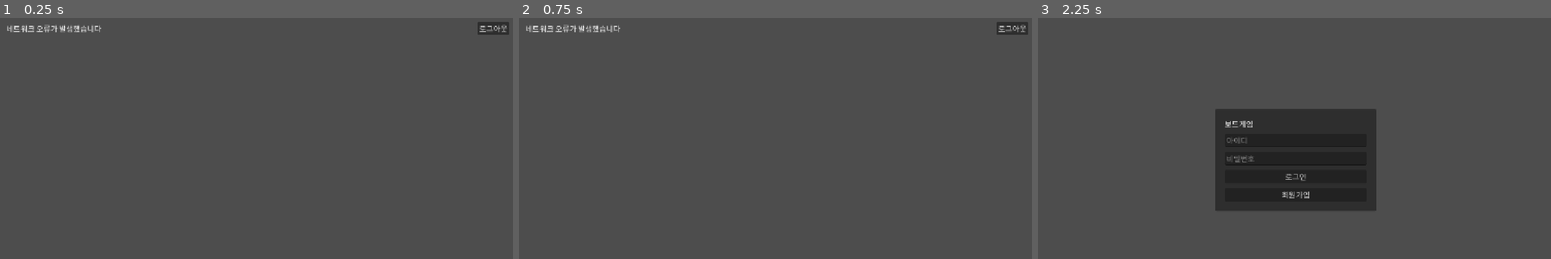
Above: before the commit, frames 1-3 (left to right).
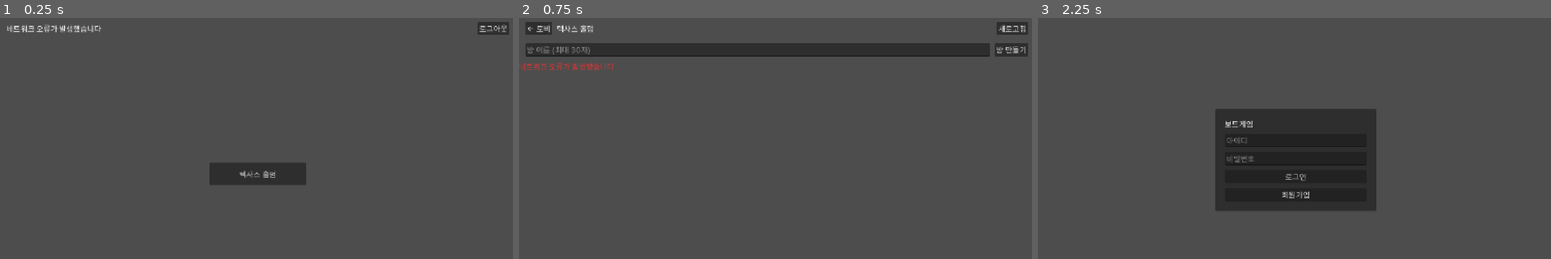
Above: after the commit, the same moments.

Repository: modify879/board-game-godot
Game: Godot game, scene res://lobby/lobby.tscn
The game is run twice, just before and just after one commit, with the same random seed, the same clock (stepped at 60 frames per second) and the same inputs. This scene is started directly instead of the project's main scene.
Inputs (mouse positions are in pixels of both pictures, inside the frame that each line leads up to):
- Up to frame 1 (0.25 s): no input
- Up to frame 2 (0.75 s): click (775, 174) at 0.5 s, where only the run after the commit has a clickable "텍사스 홀덤"
- Up to frame 3 (2.25 s): click (1058, 27) at 1.25 s, where only the run after the commit has a clickable "← 로비"; click "로그아웃" at 2 s

The runs differ from the first frame. In frame 1, 1.6% of the frame differs, in the area x 40-60%, y 60-70%; in frame 2, 6.1%, in the area x 0-100%, y 1-22%; in frame 3, nothing differs.

Commit message:
feat(holdem): 게임 선택과 홀덤 방 리스트
- 로비에 게임 선택 버튼 추가
- 홀덤 방 목록 조회·페이지 이동·방 만들기
- fix(core): page_items 가 PagedModel 의 content 를 읽도록 수정

Diff:
--- a/core/api.gd
+++ b/core/api.gd
@@ -169,8 +169,6 @@
 
 
 static func page_items(data) -> Array:
-	if data is Dictionary and data.has("_embedded"):
-		var embedded: Dictionary = data["_embedded"]
-		for key in embedded:
-			return embedded[key]
+	if data is Dictionary and data.has("content"):
+		return data["content"]
 	return []
--- a/core/error_text.gd
+++ b/core/error_text.gd
@@ -18,8 +18,8 @@
 	"REFRESH_TOKEN_INVALID": "세션이 만료되었습니다. 다시 로그인해주세요",
 	"ACCOUNT_LOCKED": "계정이 잠겼습니다",
 	"NETWORK_ERROR": "네트워크 오류가 발생했습니다",
-	"TABLE_NOT_FOUND": "테이블을 찾을 수 없습니다",
-	"TABLE_NAME_INVALID": "테이블 이름이 올바르지 않습니다",
+	"TABLE_NOT_FOUND": "방을 찾을 수 없습니다",
+	"TABLE_NAME_INVALID": "방 이름은 1~30자여야 합니다",
 	"SEAT_TAKEN": "이미 다른 사람이 앉은 좌석입니다",
 	"ALREADY_SEATED": "이미 착석 중입니다",
 	"SEAT_NO_OUT_OF_RANGE": "좌석 번호가 올바르지 않습니다",
--- a/core/test_core.gd
+++ b/core/test_core.gd
@@ -39,10 +39,12 @@
 	check(hb.command == "", "heartbeat parses to empty command")
 
 	# page_items
-	var with_embedded := {"_embedded": {"tableList": [{"id": 1}, {"id": 2}]}, "page": {}}
-	check(api.page_items(with_embedded).size() == 2, "page_items with _embedded")
-	var without_embedded := {"page": {}}
-	check(api.page_items(without_embedded).size() == 0, "page_items without _embedded")
+	var with_content := {"content": [{"id": 1}, {"id": 2}], "page": {}}
+	check(api.page_items(with_content).size() == 2, "page_items with content")
+	var no_content := {"page": {}}
+	check(api.page_items(no_content).size() == 0, "page_items without content")
+	var empty_content := {"content": []}
+	check(api.page_items(empty_content).size() == 0, "page_items with empty content")
 
 	# jwt sub decode
 	var payload_b64 := Marshalls.raw_to_base64('{"sub":"42"}'.to_utf8_buffer())
--- /dev/null
+++ b/games/holdem/table_list.gd
@@ -0,0 +1,95 @@
+extends Control
+## Holdem table list: browse pages, create a table.
+
+const PAGE_SIZE := 20
+
+@onready var back_button: Button = %BackButton
+@onready var refresh_button: Button = %RefreshButton
+@onready var name_edit: LineEdit = %NameEdit
+@onready var create_button: Button = %CreateButton
+@onready var error_label: Label = %ErrorLabel
+@onready var rows: VBoxContainer = %Rows
+@onready var empty_label: Label = %EmptyLabel
+@onready var pager: HBoxContainer = %Pager
+@onready var prev_button: Button = %PrevButton
+@onready var page_label: Label = %PageLabel
+@onready var next_button: Button = %NextButton
+
+var current_page := 0
+var total_pages := 0
+var _creating := false
+
+
+func _ready() -> void:
+	back_button.pressed.connect(func() -> void: get_tree().change_scene_to_file("res://lobby/lobby.tscn"))
+	refresh_button.pressed.connect(func() -> void: _load(current_page))
+	prev_button.pressed.connect(func() -> void: _load(current_page - 1))
+	next_button.pressed.connect(func() -> void: _load(current_page + 1))
+	create_button.pressed.connect(_on_create)
+	name_edit.text_submitted.connect(func(_text: String) -> void: _on_create())
+	_load(0)
+
+
+func _load(page: int) -> void:
+	refresh_button.disabled = true
+	prev_button.disabled = true
+	next_button.disabled = true
+	var r: Dictionary = await Api.request(HTTPClient.METHOD_GET, "/api/holdem/tables?page=%d&size=%d" % [page, PAGE_SIZE])
+	refresh_button.disabled = false
+	if not r.ok:
+		error_label.text = ErrorText.of(r.error)
+		error_label.show()
+		_update_pager()
+		return
+	var page_info: Dictionary = r.data.page
+	var new_total_pages: int = page_info.totalPages
+	if page >= new_total_pages and new_total_pages > 0:
+		_load(new_total_pages - 1)
+		return
+	error_label.hide()
+	current_page = page_info.number
+	total_pages = new_total_pages
+	_build_rows(Api.page_items(r.data))
+	_update_pager()
+
+
+func _build_rows(items: Array) -> void:
+	for child in rows.get_children():
+		child.queue_free()
+	empty_label.visible = items.is_empty()
+	for item in items:
+		var row := HBoxContainer.new()
+		var name_label := Label.new()
+		name_label.text = item.name
+		name_label.size_flags_horizontal = Control.SIZE_EXPAND_FILL
+		name_label.clip_text = true
+		name_label.text_overrun_behavior = TextServer.OVERRUN_TRIM_ELLIPSIS
+		row.add_child(name_label)
+		var seats_label := Label.new()
+		seats_label.text = "%d/%d명" % [item.occupiedSeats, item.maxSeats]
+		row.add_child(seats_label)
+		rows.add_child(row)
+
+
+func _update_pager() -> void:
+	pager.visible = total_pages > 1
+	page_label.text = "%d / %d" % [current_page + 1, total_pages]
+	prev_button.disabled = current_page <= 0
+	next_button.disabled = current_page >= total_pages - 1
+
+
+func _on_create() -> void:
+	if _creating:
+		return
+	_creating = true
+	create_button.disabled = true
+	var r: Dictionary = await Api.request(HTTPClient.METHOD_POST, "/api/holdem/tables", {"name": name_edit.text})
+	_creating = false
+	create_button.disabled = false
+	if r.ok:
+		error_label.hide()
+		name_edit.text = ""
+		_load(current_page)
+	else:
+		error_label.text = ErrorText.of(r.error)
+		error_label.show()
--- /dev/null
+++ b/games/holdem/table_list.tscn
@@ -0,0 +1,118 @@
+[gd_scene load_steps=2 format=3]
+
+[ext_resource type="Script" path="res://games/holdem/table_list.gd" id="1"]
+
+[node name="TableList" type="Control"]
+anchors_preset = 15
+anchor_right = 1.0
+anchor_bottom = 1.0
+grow_horizontal = 2
+grow_vertical = 2
+script = ExtResource("1")
+
+[node name="VBoxContainer" type="VBoxContainer" parent="."]
+layout_mode = 1
+anchors_preset = 15
+anchor_right = 1.0
+anchor_bottom = 1.0
+grow_horizontal = 2
+grow_vertical = 2
+
+[node name="TopBar" type="MarginContainer" parent="VBoxContainer"]
+layout_mode = 2
+theme_override_constants/margin_left = 16
+theme_override_constants/margin_top = 16
+theme_override_constants/margin_right = 16
+theme_override_constants/margin_bottom = 16
+
+[node name="HBoxContainer" type="HBoxContainer" parent="VBoxContainer/TopBar"]
+layout_mode = 2
+theme_override_constants/separation = 12
+
+[node name="BackButton" type="Button" parent="VBoxContainer/TopBar/HBoxContainer"]
+unique_name_in_owner = true
+layout_mode = 2
+text = "← 로비"
+
+[node name="TitleLabel" type="Label" parent="VBoxContainer/TopBar/HBoxContainer"]
+layout_mode = 2
+size_flags_horizontal = 3
+text = "텍사스 홀덤"
+
+[node name="RefreshButton" type="Button" parent="VBoxContainer/TopBar/HBoxContainer"]
+unique_name_in_owner = true
+layout_mode = 2
+text = "새로고침"
+
+[node name="CreateRow" type="MarginContainer" parent="VBoxContainer"]
+layout_mode = 2
+theme_override_constants/margin_left = 16
+theme_override_constants/margin_top = 0
+theme_override_constants/margin_right = 16
+theme_override_constants/margin_bottom = 8
+
+[node name="HBoxContainer" type="HBoxContainer" parent="VBoxContainer/CreateRow"]
+layout_mode = 2
+theme_override_constants/separation = 12
+
+[node name="NameEdit" type="LineEdit" parent="VBoxContainer/CreateRow/HBoxContainer"]
+unique_name_in_owner = true
+layout_mode = 2
+size_flags_horizontal = 3
+placeholder_text = "방 이름 (최대 30자)"
+max_length = 30
+
+[node name="CreateButton" type="Button" parent="VBoxContainer/CreateRow/HBoxContainer"]
+unique_name_in_owner = true
+layout_mode = 2
+text = "방 만들기"
+
+[node name="ErrorLabel" type="Label" parent="VBoxContainer"]
+unique_name_in_owner = true
+visible = false
+layout_mode = 2
+theme_override_colors/font_color = Color(0.9, 0.2, 0.2, 1)
+theme_override_constants/margin_left = 16
+theme_override_constants/margin_right = 16
+autowrap_mode = 2
+text = ""
+
+[node name="ScrollContainer" type="ScrollContainer" parent="VBoxContainer"]
+unique_name_in_owner = true
+layout_mode = 2
+size_flags_vertical = 3
+
+[node name="Rows" type="VBoxContainer" parent="VBoxContainer/ScrollContainer"]
+unique_name_in_owner = true
+layout_mode = 2
+size_flags_horizontal = 3
+theme_override_constants/separation = 8
+
+[node name="EmptyLabel" type="Label" parent="VBoxContainer"]
+unique_name_in_owner = true
+visible = false
+layout_mode = 2
+horizontal_alignment = 1
+text = "열린 방이 없습니다"
+
+[node name="Pager" type="HBoxContainer" parent="VBoxContainer"]
+unique_name_in_owner = true
+visible = false
+layout_mode = 2
+alignment = 1
+theme_override_constants/separation = 12
+
+[node name="PrevButton" type="Button" parent="VBoxContainer/Pager"]
+unique_name_in_owner = true
+layout_mode = 2
+text = "이전"
+
+[node name="PageLabel" type="Label" parent="VBoxContainer/Pager"]
+unique_name_in_owner = true
+layout_mode = 2
+text = "1 / 1"
+
+[node name="NextButton" type="Button" parent="VBoxContainer/Pager"]
+unique_name_in_owner = true
+layout_mode = 2
+text = "다음"
--- a/lobby/lobby.gd
+++ b/lobby/lobby.gd
@@ -1,12 +1,23 @@
 extends Control
-## Minimal lobby shell: nickname + logout. Game/room list comes later.
+## Minimal lobby shell: nickname + logout + game list.
+
+const GAMES := [
+	{"title": "텍사스 홀덤", "scene": "res://games/holdem/table_list.tscn"},
+]
 
 @onready var nickname_label: Label = %NicknameLabel
 @onready var logout_button: Button = %LogoutButton
+@onready var game_list: VBoxContainer = %GameList
 
 
 func _ready() -> void:
 	logout_button.pressed.connect(_on_logout_pressed)
+	for game in GAMES:
+		var button := Button.new()
+		button.text = game.title
+		button.custom_minimum_size = Vector2(240, 56)
+		button.pressed.connect(func() -> void: get_tree().change_scene_to_file(game.scene))
+		game_list.add_child(button)
 	var r := await Api.request(HTTPClient.METHOD_GET, "/api/users/%d" % Api.user_id)
 	if r.ok:
 		nickname_label.text = "%s님" % r.data.nickname
--- a/lobby/lobby.tscn
+++ b/lobby/lobby.tscn
@@ -43,3 +43,16 @@
 unique_name_in_owner = true
 layout_mode = 2
 size_flags_vertical = 3
+
+[node name="CenterContainer" type="CenterContainer" parent="VBoxContainer/Content"]
+layout_mode = 1
+anchors_preset = 15
+anchor_right = 1.0
+anchor_bottom = 1.0
+grow_horizontal = 2
+grow_vertical = 2
+
+[node name="GameList" type="VBoxContainer" parent="VBoxContainer/Content/CenterContainer"]
+unique_name_in_owner = true
+layout_mode = 2
+theme_override_constants/separation = 12
--- a/project.godot
+++ b/project.godot
@@ -11,9 +11,9 @@
 [application]
 
 config/name="board-game"
+run/main_scene="res://auth/login.tscn"
 config/features=PackedStringArray("4.7", "GL Compatibility")
 config/icon="res://icon.svg"
-run/main_scene="res://auth/login.tscn"
 
 [autoload]
 
@@ -22,10 +22,10 @@
 
 [display]
 
+window/size/viewport_width=1280
 window/size/viewport_height=720
-window/size/viewport_width=1280
+window/stretch/mode="canvas_items"
 window/stretch/aspect="expand"
-window/stretch/mode="canvas_items"
 
 [gui]
 
Not shown, added: games/holdem/table_list.gd.uid
Not shown, changed: .claude/rules/core.md
